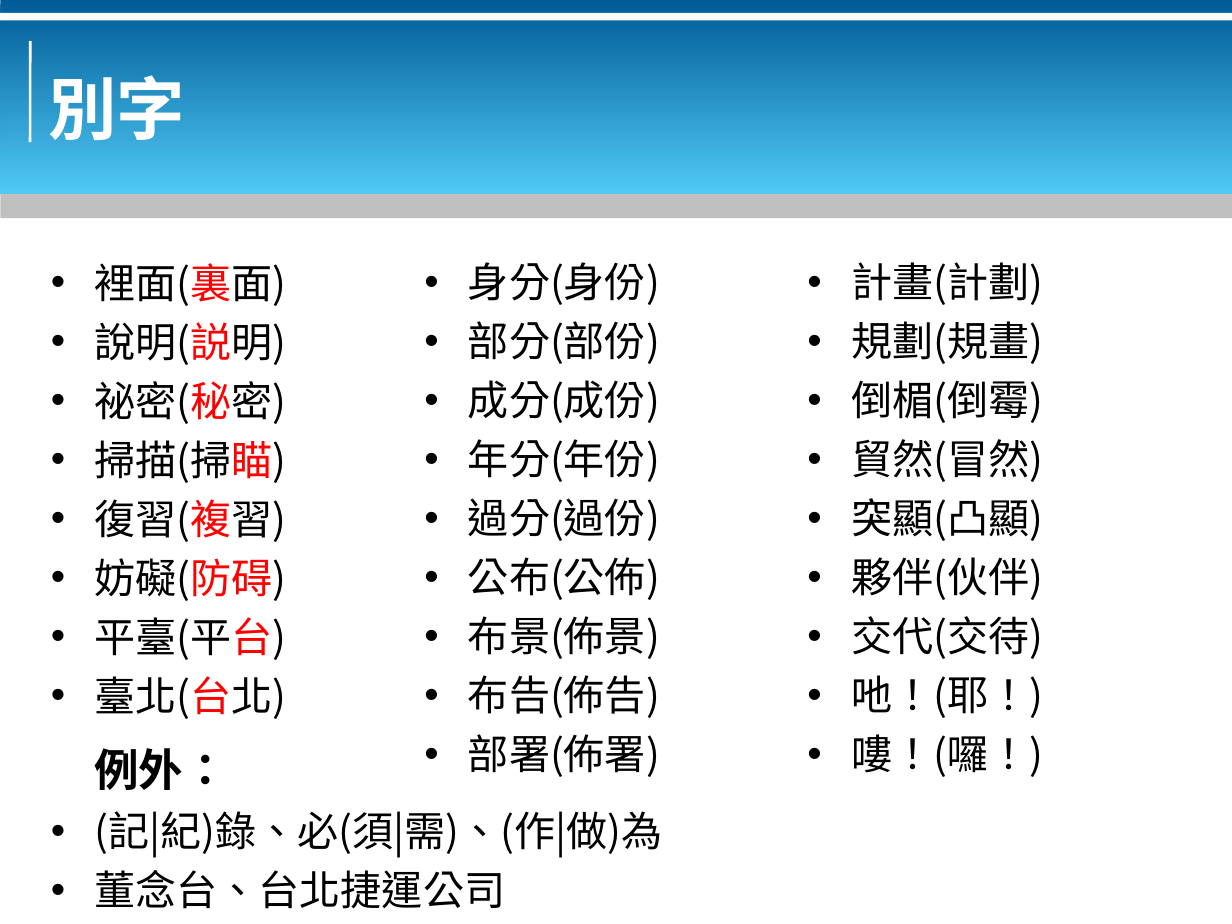
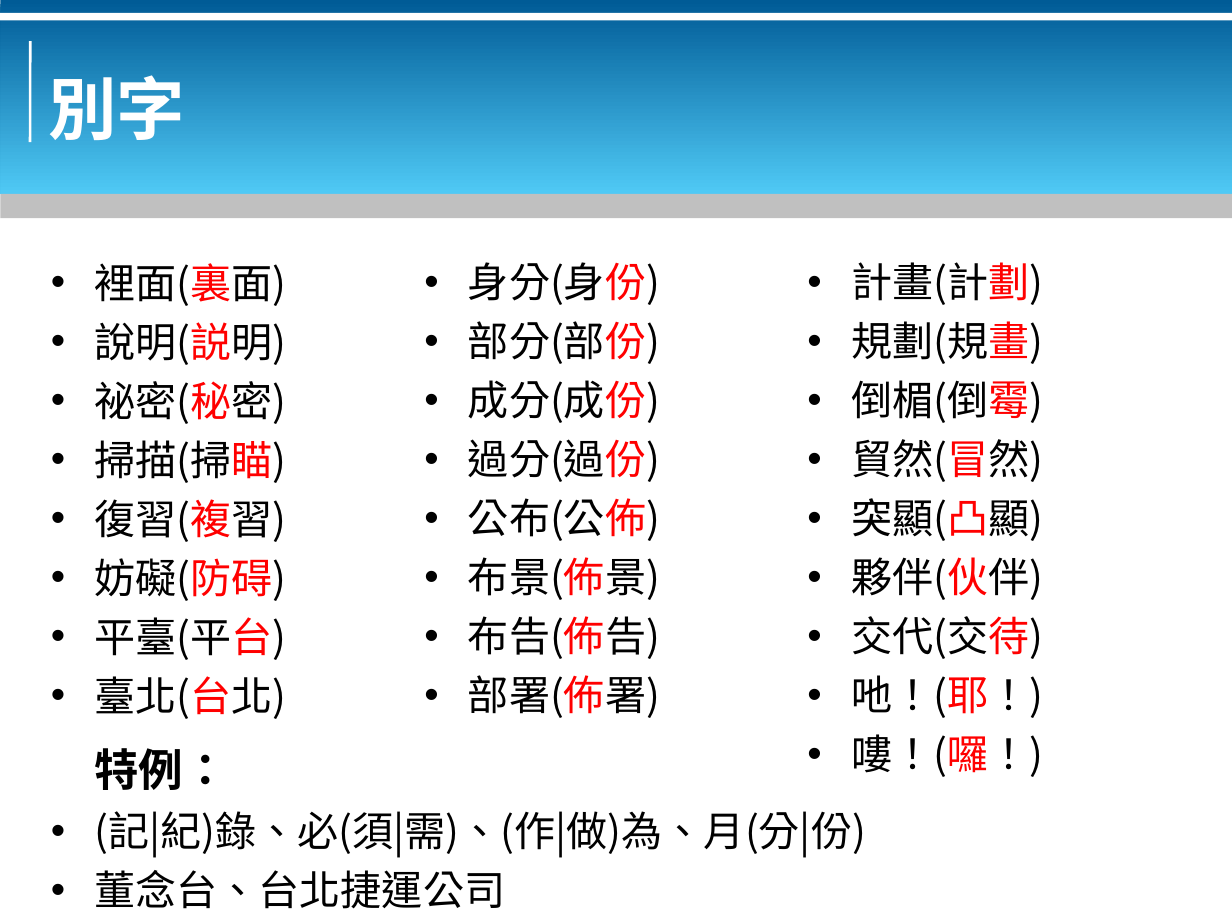
Before and after one commit to bluebat/.presentations, a slide deck: slide 7 of use-nonstandard-hanzi.odp. Drawn at 1232x924 pixels with LibreOffice and Linux fonts; fonts in the diff are those of the drawing; background and template pictures are left out. Boxes give left, top, right and bottom in pixels: in the first picture for what was removed or moved away, otherwise in the second. Text is boxed around its words. In the diff, an @@ line names an element or a change of style, - is before the commit and + after.

```diff
--- a/use-nonstandard-hanzi.odp
+++ b/use-nonstandard-hanzi.odp
@@ text "身分(身份)" at bbox=[468, 262, 660, 718]: text colour #000000 to #FF0000 in "身分(身份)", "部分(部份)", "成分(成份)", "過分(過份)" and 4 more places @@
@@ text "計畫(計劃)" at bbox=[851, 262, 1043, 777]: text colour #000000 to #FF0000 in "計畫(計劃)", "規劃(規畫)", "倒楣(倒霉)", "貿然(冒然)" and 5 more places @@
@@ text at bbox=[468, 439, 660, 482]: paragraph removed @@
-• 年分(年份)
@@ text at bbox=[94, 748, 866, 857]: text changed @@
-例外：
-• (記|紀)錄、必(須|需)、(作|做)為
+特例：
+• (記|紀)錄、必(須|需)、(作|做)為、月(分|份)
```
Also in this commit, not shown: 4 other slides changed, 1 slide added, 2 other files.
